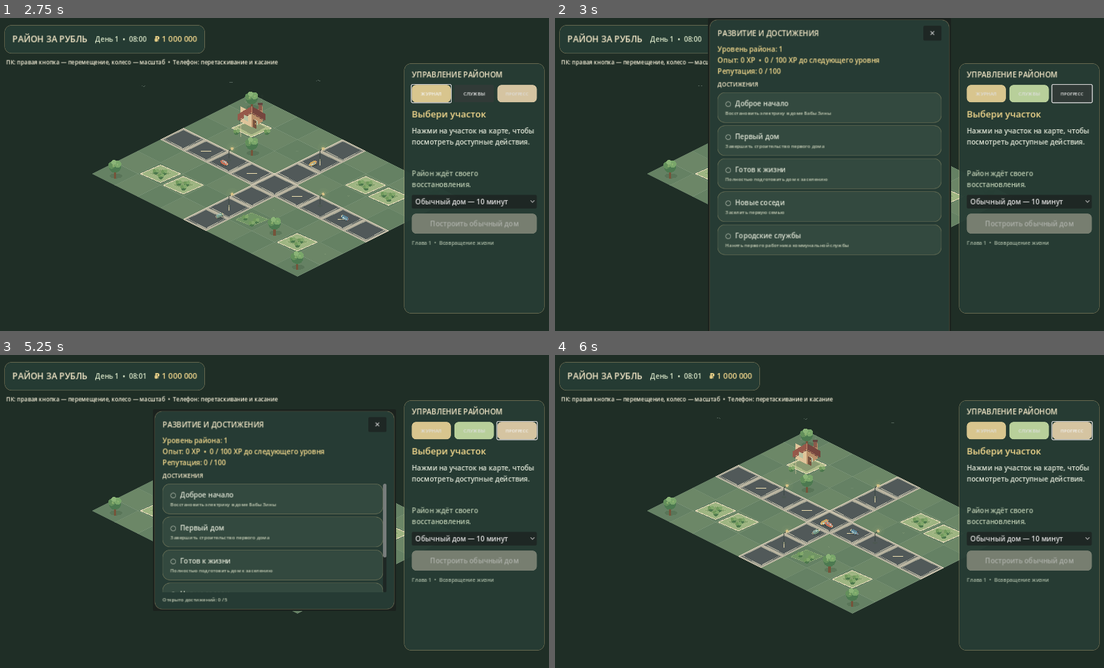
Above: before the commit, frames 1-4 (two rows, left to right).
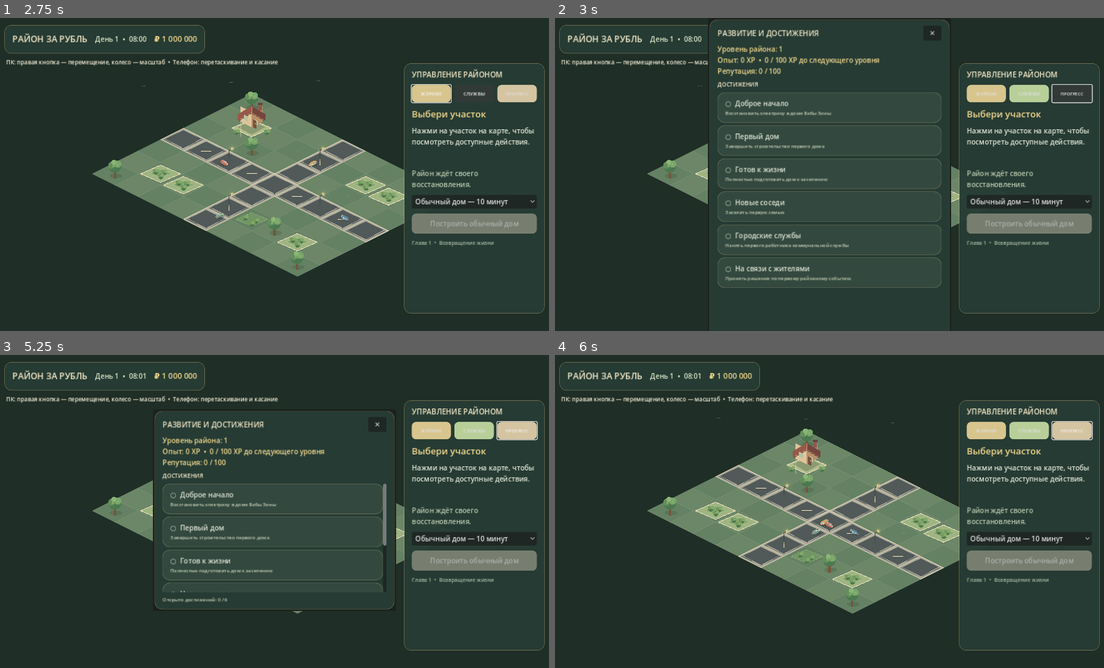
Above: after the commit, the same moments.

Repository: wellbi-creator/rayon-za-rubl
Game: Godot game, scene res://scenes/main.tscn
Two runs of this game, one before a commit and one after it. Both use one fixed random seed, a clock stepped at 60 frames per second and the inputs below.
Inputs (mouse positions are in pixels of both pictures, inside the frame that each line leads up to):
- Up to frame 1 (2.75 s): move the mouse to (395, 158) at 0.52 s; hold D 0.53-1.25 s; click (395, 158) at 0.67 s; click "ЖУРНАЛ" at 1.25 s; click "СЛУЖБЫ" at 2 s
- Up to frame 2 (3 s): click "ПРОГРЕСС" at 2.75 s
- Up to frame 3 (5.25 s): click "Обычный дом — 10 минут" at 3.5 s; drag from (164, 527) to (247, 574) at 4.27 s; tap Enter at 5 s; move the mouse to (329, 442) at 5.02 s; hold D from 5.03 s (still down)
- Up to frame 4 (6 s): release D at 5.75 s; click "✕" at 5.75 s

Frame 1 is identical in both runs. In frame 2, 0.6% of the frame differs, in the area x 29-71%, y 76-87%; in frame 3, less than 0.1%; in frame 4, nothing differs.

Commit message:
M4.2: add random district events and choices (#63)
* M4.2: integrate district events and decision popup

* M4.2: add first district event achievement

* M4.2: define district event outcomes

* M4.2: update event roadmap

* M4.2: document district event service

* M4.2: add random district event service

* M4.2: document district events

* M4.2: preserve event choice feedback on failed payment

* M4.2: format event reputation outcome safely

Diff:
--- a/scripts/main.gd
+++ b/scripts/main.gd
@@ -10,6 +10,7 @@
 const DistrictUpkeepServiceScript = preload("res://scripts/systems/district_upkeep_service.gd")
 const MunicipalServicesServiceScript = preload("res://scripts/systems/municipal_services_service.gd")
 const DistrictProgressionServiceScript = preload("res://scripts/systems/district_progression_service.gd")
+const DistrictEventServiceScript = preload("res://scripts/systems/district_event_service.gd")
 const BUILD_COSTS := {"ordinary": 100000}
 const BABA_REPAIR_COST := 120000
 const BABA_QUEST_REWARD := 150000
@@ -23,6 +24,7 @@
 var upkeep_service: DistrictUpkeepService
 var municipal_services: MunicipalServicesService
 var progression_service: DistrictProgressionService
+var district_event_service: DistrictEventService
 var game_time_label: Label
 var resident_label: Label
 var resident_button: Button
@@ -64,6 +66,11 @@
 var progression_summary_label: Label
 var progression_achievements_rows: VBoxContainer
 var progression_events_label: Label
+var district_event_popup: PopupPanel
+var district_event_title_label: Label
+var district_event_description_label: Label
+var district_event_choices: VBoxContainer
+var district_event_status_label: Label
 
 func _ready() -> void:
 	economy = EconomyServiceScript.new()
@@ -71,6 +78,7 @@
 	upkeep_service = DistrictUpkeepServiceScript.new()
 	municipal_services = MunicipalServicesServiceScript.new()
 	progression_service = DistrictProgressionServiceScript.new()
+	district_event_service = DistrictEventServiceScript.new()
 	economy.balance_changed.connect(_on_balance_changed)
 	save_service = SaveServiceScript.new()
 	add_child(save_service)
@@ -118,6 +126,7 @@
 	_create_transaction_history_popup()
 	_create_municipal_services_popup()
 	_create_progression_popup()
+	_create_district_event_popup()
 
 	var top_panel := PanelContainer.new()
 	top_panel.set_anchors_and_offsets_preset(Control.PRESET_TOP_LEFT)
@@ -490,6 +499,99 @@
 	progression_events_label.add_theme_font_size_override("font_size", 11)
 	progression_events_label.add_theme_color_override("font_color", Color("#c9d0b9"))
 	content.add_child(progression_events_label)
+
+
+func _create_district_event_popup() -> void:
+	district_event_popup = PopupPanel.new()
+	district_event_popup.title = "Событие района"
+	district_event_popup.size = Vector2i(560, 360)
+	district_event_popup.transient = true
+	district_event_popup.exclusive = true
+	add_child(district_event_popup)
+
+	var panel := PanelContainer.new()
+	panel.set_anchors_and_offsets_preset(Control.PRESET_FULL_RECT)
+	panel.add_theme_stylebox_override("panel", _panel_style(Color("#263c34"), 0.98))
+	district_event_popup.add_child(panel)
+
+	var content := VBoxContainer.new()
+	content.add_theme_constant_override("separation", 10)
+	panel.add_child(content)
+
+	district_event_title_label = Label.new()
+	district_event_title_label.add_theme_font_size_override("font_size", 19)
+	district_event_title_label.add_theme_color_override("font_color", Color("#f4d98d"))
+	district_event_title_label.autowrap_mode = TextServer.AUTOWRAP_WORD_SMART
+	content.add_child(district_event_title_label)
+
+	district_event_description_label = Label.new()
+	district_event_description_label.add_theme_color_override("font_color", Color("#e0e5d6"))
+	district_event_description_label.autowrap_mode = TextServer.AUTOWRAP_WORD_SMART
+	district_event_description_label.custom_minimum_size = Vector2(500, 72)
+	content.add_child(district_event_description_label)
+
+	var choices_heading := Label.new()
+	choices_heading.text = "КАК ПОСТУПИМ?"
+	choices_heading.add_theme_font_size_override("font_size", 13)
+	choices_heading.add_theme_color_override("font_color", Color("#f4e8c8"))
+	content.add_child(choices_heading)
+
+	district_event_choices = VBoxContainer.new()
+	district_event_choices.add_theme_constant_override("separation", 6)
+	content.add_child(district_event_choices)
+
+	district_event_status_label = Label.new()
+	district_event_status_label.autowrap_mode = TextServer.AUTOWRAP_WORD_SMART
+	district_event_status_label.add_theme_color_override("font_color", Color("#c9d0b9"))
+	content.add_child(district_event_status_label)
+
+
+func _show_district_event() -> void:
+	if district_event_service == null or district_event_popup == null:
+		return
+	var event := district_event_service.get_active_event()
+	if event.is_empty():
+		return
+	district_event_title_label.text = str(event.get("title", "Событие района"))
+	district_event_description_label.text = str(event.get("description", "Району требуется внимание."))
+	district_event_status_label.text = "День %d" % int(event.get("created_day", game_time.get_day()))
+	for child in district_event_choices.get_children():
+		district_event_choices.remove_child(child)
+		child.queue_free()
+	for choice in event.get("choices", []):
+		if not choice is Dictionary:
+			continue
+		var choice_id := str(choice.get("id", ""))
+		var cost := district_event_service.get_choice_cost(choice_id, municipal_services)
+		var button := Button.new()
+		button.text = "%s%s" % [
+			str(choice.get("label", "Выбрать")),
+			"  •  ₽ %s" % _format_money(cost) if cost > 0 else "  •  бесплатно"
+		]
+		button.custom_minimum_size = Vector2(0, 42)
+		button.add_theme_font_size_override("font_size", 12)
+		button.disabled = cost < 0 or cost > economy.balance
+		button.add_theme_stylebox_override("normal", _button_style(Color("#b8cf9a")))
+		button.pressed.connect(_on_district_event_choice_pressed.bind(choice_id))
+		district_event_choices.add_child(button)
+	district_event_popup.popup_centered(Vector2i(560, 360))
+
+
+func _on_district_event_choice_pressed(choice_id: String) -> void:
+	var result := district_event_service.resolve_choice(choice_id, game_time.get_day(), economy, municipal_services)
+	if not bool(result.get("success", false)):
+		var failure_message := str(result.get("message", "Не удалось применить решение."))
+		_show_district_event()
+		district_event_status_label.text = failure_message
+		return
+	progression_service.add_progress(int(result.get("experience", 0)), int(result.get("reputation", 0)), str(result.get("reason", "Решение события района")))
+	if progression_service.unlock_achievement("first_district_event"):
+		progression_service.add_progress(15, 1, "Решено первое событие района")
+	if progression_achievements_rows != null:
+		_refresh_progression_popup()
+	district_event_popup.hide()
+	status_label.text = str(result.get("message", "Событие района завершено."))
+	_save_game()
 
 
 func _on_progression_pressed() -> void:
@@ -738,8 +840,13 @@
 	if not is_loading_game and upkeep_service != null and economy != null and resident_service != null:
 		var upkeep_processed := upkeep_service.process_day(day, resident_service.get_total_resident_count(), economy)
 		var payroll_processed := municipal_services.process_day(day, economy) if municipal_services != null else false
-		if upkeep_processed or payroll_processed:
+		var event_spawned := district_event_service.process_day(day) if district_event_service != null else false
+		if event_spawned:
+			_show_district_event()
+		if upkeep_processed or payroll_processed or event_spawned:
 			_save_game()
+		if district_event_service != null and district_event_service.has_active_event() and district_event_popup != null and not district_event_popup.visible:
+			_show_district_event()
 
 func _on_balance_changed(_new_balance: int) -> void:
 	_update_balance()
@@ -1256,6 +1363,7 @@
 		"district_upkeep": upkeep_service.get_save_data(),
 		"municipal_services": municipal_services.get_save_data(),
 		"district_progression": progression_service.get_save_data(),
+		"district_events": district_event_service.get_save_data(),
 		"baba_notebook_opened": baba_notebook_opened,
 		"baba_wiring_repaired": baba_wiring_repaired,
 		"world": world.get_save_data(),
@@ -1305,6 +1413,11 @@
 	var progression_data: Variant = data.get("district_progression", {})
 	if progression_data is Dictionary:
 		progression_service.load_save_data(progression_data)
+	var event_data: Variant = data.get("district_events", {})
+	if event_data is Dictionary and not event_data.is_empty():
+		district_event_service.load_save_data(event_data)
+	else:
+		district_event_service.initialize_day(game_time.get_day())
 	# Backfill one-time achievements for milestones completed in older saves.
 	if baba_wiring_repaired:
 		progression_service.unlock_achievement("baba_helper")
--- /dev/null
+++ b/scripts/systems/district_event_service.gd
@@ -0,0 +1,191 @@
+extends RefCounted
+class_name DistrictEventService
+
+const MAX_EVENT_HISTORY := 20
+const EVENTS := [
+	{
+		"id": "streetlight_failure",
+		"title": "Погас уличный фонарь",
+		"description": "Жители сообщили, что уличный фонарь перестал работать. Вечером этот участок стал заметно темнее.",
+		"service_id": "electricity",
+		"discount_percent": 30,
+		"choices": [
+			{"id": "repair", "label": "Вызвать электрика", "cost": 2500, "reputation": 5, "experience": 25},
+			{"id": "delay", "label": "Отложить ремонт", "cost": 0, "reputation": -3, "experience": 0}
+		]
+	},
+	{
+		"id": "blocked_drain",
+		"title": "Засор ливневки",
+		"description": "После дождя вода задерживается у дороги. Сантехники могут прочистить сток, пока проблема не стала серьёзнее.",
+		"service_id": "plumbing",
+		"discount_percent": 25,
+		"choices": [
+			{"id": "clear", "label": "Прочистить сток", "cost": 3200, "reputation": 6, "experience": 30},
+			{"id": "ignore", "label": "Пока ничего не делать", "cost": 0, "reputation": -4, "experience": 0}
+		]
+	},
+	{
+		"id": "trash_overflow",
+		"title": "Переполненные контейнеры",
+		"description": "Контейнеры у домов переполнены. Жители просят организовать дополнительный вывоз мусора.",
+		"service_id": "waste",
+		"discount_percent": 30,
+		"choices": [
+			{"id": "collect", "label": "Организовать вывоз", "cost": 2000, "reputation": 4, "experience": 20},
+			{"id": "postpone", "label": "Перенести на потом", "cost": 0, "reputation": -3, "experience": 0}
+		]
+	},
+	{
+		"id": "icy_road",
+		"title": "Гололёд на улице",
+		"description": "На дороге образовался лёд. Снегоуборочная служба может обработать опасный участок.",
+		"service_id": "snow",
+		"discount_percent": 35,
+		"choices": [
+			{"id": "treat", "label": "Обработать дорогу", "cost": 2200, "reputation": 5, "experience": 25},
+			{"id": "wait", "label": "Дождаться потепления", "cost": 0, "reputation": -4, "experience": 0}
+		]
+	},
+	{
+		"id": "road_pothole",
+		"title": "Яма на дороге",
+		"description": "Жители заметили яму на проезжей части. Дорожные рабочие могут быстро устранить повреждение.",
+		"service_id": "road",
+		"discount_percent": 25,
+		"choices": [
+			{"id": "patch", "label": "Отремонтировать дорогу", "cost": 3800, "reputation": 7, "experience": 35},
+			{"id": "mark", "label": "Пока только обозначить яму", "cost": 0, "reputation": -2, "experience": 0}
+		]
+	}
+]
+
+var rng := RandomNumberGenerator.new()
+var active_event: Dictionary = {}
+var event_history: Array[Dictionary] = []
+var last_processed_day: int = 1
+var next_event_day: int = 3
+
+func _init() -> void:
+	rng.randomize()
+
+func process_day(day: int) -> bool:
+	if day <= last_processed_day:
+		return false
+	last_processed_day = day
+	if not active_event.is_empty() or day < next_event_day:
+		return false
+	var definition: Dictionary = EVENTS[rng.randi_range(0, EVENTS.size() - 1)].duplicate(true)
+	definition["created_day"] = day
+	active_event = definition
+	return true
+
+func has_active_event() -> bool:
+	return not active_event.is_empty()
+
+func get_active_event() -> Dictionary:
+	return active_event.duplicate(true)
+
+func get_choice_cost(choice_id: String, municipal_services: MunicipalServicesService) -> int:
+	var choice := _get_choice(choice_id)
+	if choice.is_empty():
+		return -1
+	var base_cost := maxi(0, int(choice.get("cost", 0)))
+	var service_id := str(active_event.get("service_id", ""))
+	var discount := clampi(int(active_event.get("discount_percent", 0)), 0, 80)
+	if municipal_services != null and municipal_services.get_employee_count(service_id) > 0:
+		return roundi(float(base_cost * (100 - discount)) / 100.0)
+	return base_cost
+
+func resolve_choice(choice_id: String, day: int, economy: EconomyService, municipal_services: MunicipalServicesService) -> Dictionary:
+	if active_event.is_empty():
+		return {"success": false, "message": "Сейчас нет активного события."}
+	var choice := _get_choice(choice_id)
+	if choice.is_empty():
+		return {"success": false, "message": "Этот вариант решения больше недоступен."}
+	var cost := get_choice_cost(choice_id, municipal_services)
+	if cost < 0:
+		return {"success": false, "message": "Не удалось рассчитать стоимость решения."}
+	if cost > 0 and (economy == null or not economy.try_spend(cost, "Решение события: %s" % str(active_event.get("title", "Событие района")))):
+		return {"success": false, "message": "Не хватает средств. Выбери другой вариант или найди деньги."}
+	var title := str(active_event.get("title", "Событие района"))
+	var reason := "Решение события: %s" % title
+	var result := {
+		"success": true,
+		"message": "Событие решено: %s. Изменение репутации: %d." % [title, int(choice.get("reputation", 0))],
+		"reason": reason,
+		"experience": maxi(0, int(choice.get("experience", 0))),
+		"reputation": int(choice.get("reputation", 0)),
+		"cost": cost
+	}
+	event_history.append({
+		"title": title,
+		"choice": str(choice.get("label", "Решение")),
+		"day": day,
+		"cost": cost,
+		"timestamp": int(Time.get_unix_time_from_system())
+	})
+	while event_history.size() > MAX_EVENT_HISTORY:
+		event_history.pop_front()
+	active_event.clear()
+	next_event_day = day + rng.randi_range(3, 5)
+	return result
+
+func initialize_day(day: int) -> void:
+	last_processed_day = maxi(1, day)
+	next_event_day = last_processed_day + 3
+	active_event.clear()
+
+func get_event_history() -> Array[Dictionary]:
+	return event_history.duplicate(true)
+
+func get_save_data() -> Dictionary:
+	return {
+		"active_event": active_event.duplicate(true),
+		"event_history": event_history.duplicate(true),
+		"last_processed_day": last_processed_day,
+		"next_event_day": next_event_day,
+		"rng_state": rng.state
+	}
+
+func load_save_data(data: Dictionary) -> void:
+	last_processed_day = maxi(1, int(data.get("last_processed_day", 1)))
+	next_event_day = maxi(last_processed_day + 1, int(data.get("next_event_day", last_processed_day + 3)))
+	active_event.clear()
+	var saved_active: Variant = data.get("active_event", {})
+	if saved_active is Dictionary and not saved_active.is_empty():
+		var definition := _get_event_definition(str(saved_active.get("id", "")))
+		if not definition.is_empty():
+			active_event = definition.duplicate(true)
+			active_event["created_day"] = maxi(1, int(saved_active.get("created_day", last_processed_day)))
+	event_history.clear()
+	var saved_history: Variant = data.get("event_history", [])
+	if saved_history is Array:
+		for entry in saved_history:
+			if entry is Dictionary:
+				event_history.append({
+					"title": str(entry.get("title", "Событие района")),
+					"choice": str(entry.get("choice", "Решение")),
+					"day": maxi(1, int(entry.get("day", 1))),
+					"cost": maxi(0, int(entry.get("cost", 0))),
+					"timestamp": maxi(0, int(entry.get("timestamp", 0)))
+				})
+	while event_history.size() > MAX_EVENT_HISTORY:
+		event_history.pop_front()
+	var saved_rng_state := int(data.get("rng_state", 0))
+	if saved_rng_state > 0:
+		rng.state = saved_rng_state
+
+func _get_choice(choice_id: String) -> Dictionary:
+	var choices: Variant = active_event.get("choices", [])
+	if choices is Array:
+		for choice in choices:
+			if choice is Dictionary and str(choice.get("id", "")) == choice_id:
+				return choice
+	return {}
+
+func _get_event_definition(event_id: String) -> Dictionary:
+	for event in EVENTS:
+		if str(event.get("id", "")) == event_id:
+			return event
+	return {}
--- a/scripts/systems/district_progression_service.gd
+++ b/scripts/systems/district_progression_service.gd
@@ -8,7 +8,8 @@
 	{"id": "first_house", "title": "Первый дом", "description": "Завершить строительство первого дома"},
 	{"id": "first_ready_home", "title": "Готов к жизни", "description": "Полностью подготовить дом к заселению"},
 	{"id": "first_family", "title": "Новые соседи", "description": "Заселить первую семью"},
-	{"id": "first_worker", "title": "Городские службы", "description": "Нанять первого работника коммунальной службы"}
+	{"id": "first_worker", "title": "Городские службы", "description": "Нанять первого работника коммунальной службы"},
+	{"id": "first_district_event", "title": "На связи с жителями", "description": "Принять решение по первому районному событию"}
 ]
 
 var experience: int = 0
Not shown, changed: docs/GDD.md
Not shown, added: docs/M4_2_DISTRICT_EVENTS.md
Not shown, changed: docs/ROADMAP.md
Not shown, changed: docs/TECHNICAL_ARCHITECTURE.md
